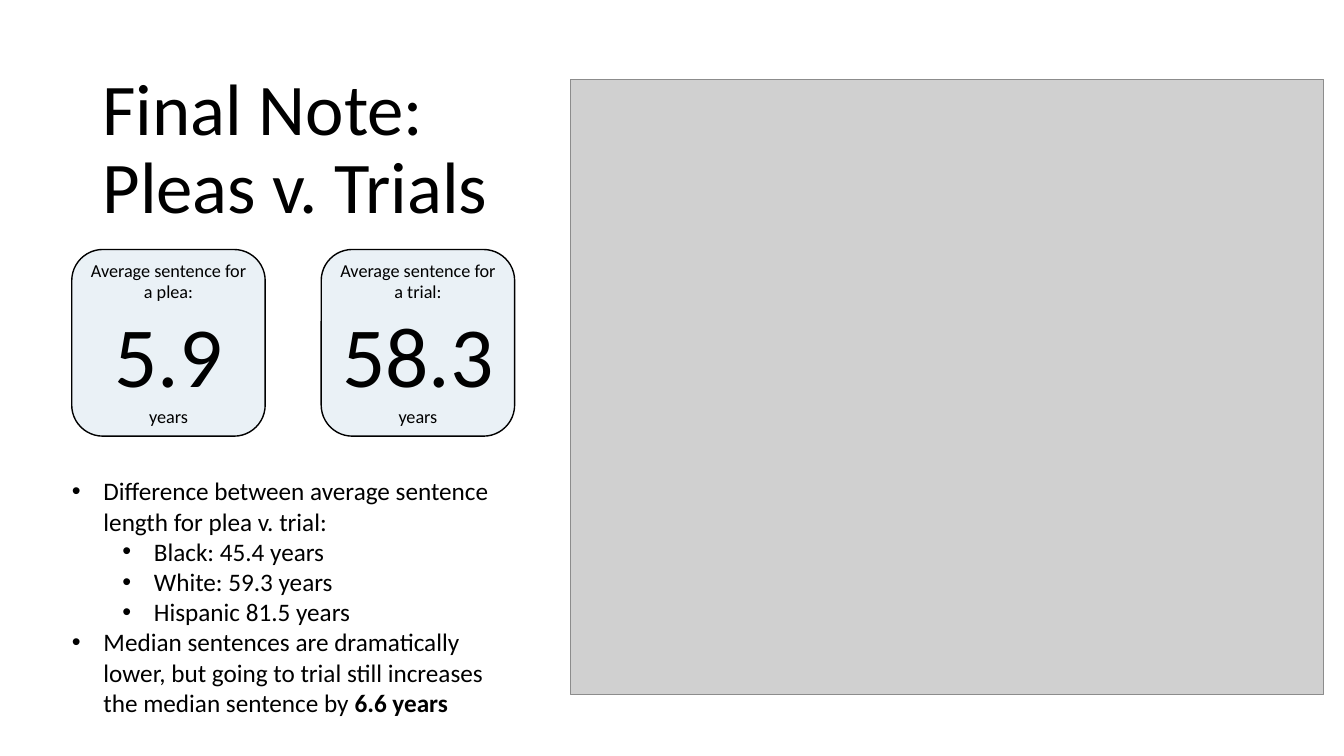
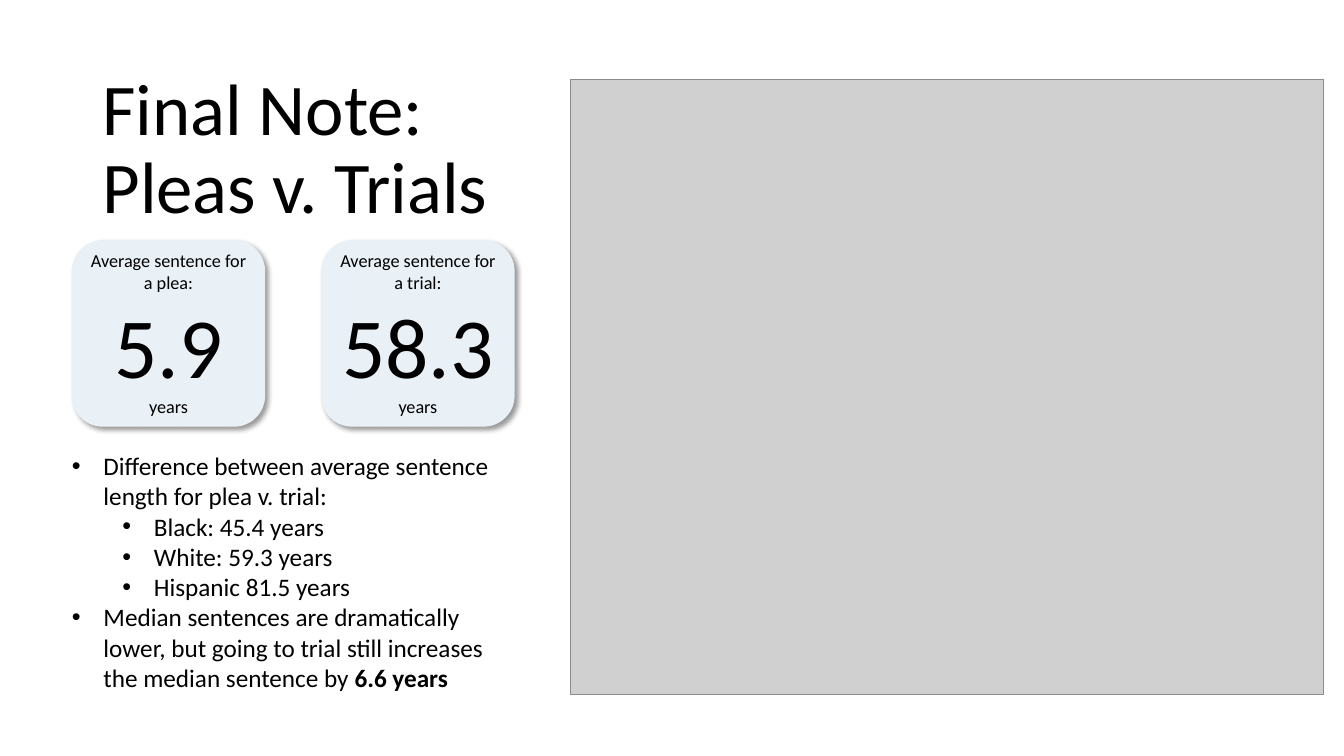
Before and after one commit to jenwhitson/sentencing_project, a slide deck: slide 16 of Presentation.pptx. Drawn at 1344x756 pixels with LibreOffice and Linux fonts; fonts in the diff are those of the drawing; grey boxes stand for pictures. Boxes give left, top, right and bottom in pixels: in the first picture for what was removed or moved away, otherwise in the second. Text is boxed around its words. In the diff, an @@ line names an element or a change of style, - is before the commit and + after.

Commit message:
updated formatting

```diff
--- a/Presentation.pptx
+++ b/Presentation.pptx
@@ rounded rectangle "Average sentence for a plea:": place and size @@
-rounded rectangle "Average sentence for a plea:" at box(72, 250, 265, 437)
+rounded rectangle "Average sentence for a plea:" at box(72, 240, 265, 426)
@@ rounded rectangle "Average sentence for a plea:" at box(72, 240, 265, 426): outline #000000 1 pt to none; shadow on @@
@@ rounded rectangle "Average sentence for a trial:": place and size @@
-rounded rectangle "Average sentence for a trial:" at box(322, 250, 515, 437)
+rounded rectangle "Average sentence for a trial:" at box(322, 240, 515, 426)
@@ rounded rectangle "Average sentence for a trial:" at box(322, 240, 515, 426): outline #000000 1 pt to none; shadow on @@
@@ text "Difference between average sentence length ...": place and size @@
-text "Difference between average sentence length ..." at box(103, 482, 488, 716)
+text "Difference between average sentence length ..." at box(103, 457, 488, 691)
```
Also in this commit, not shown: 8 other slides changed.
